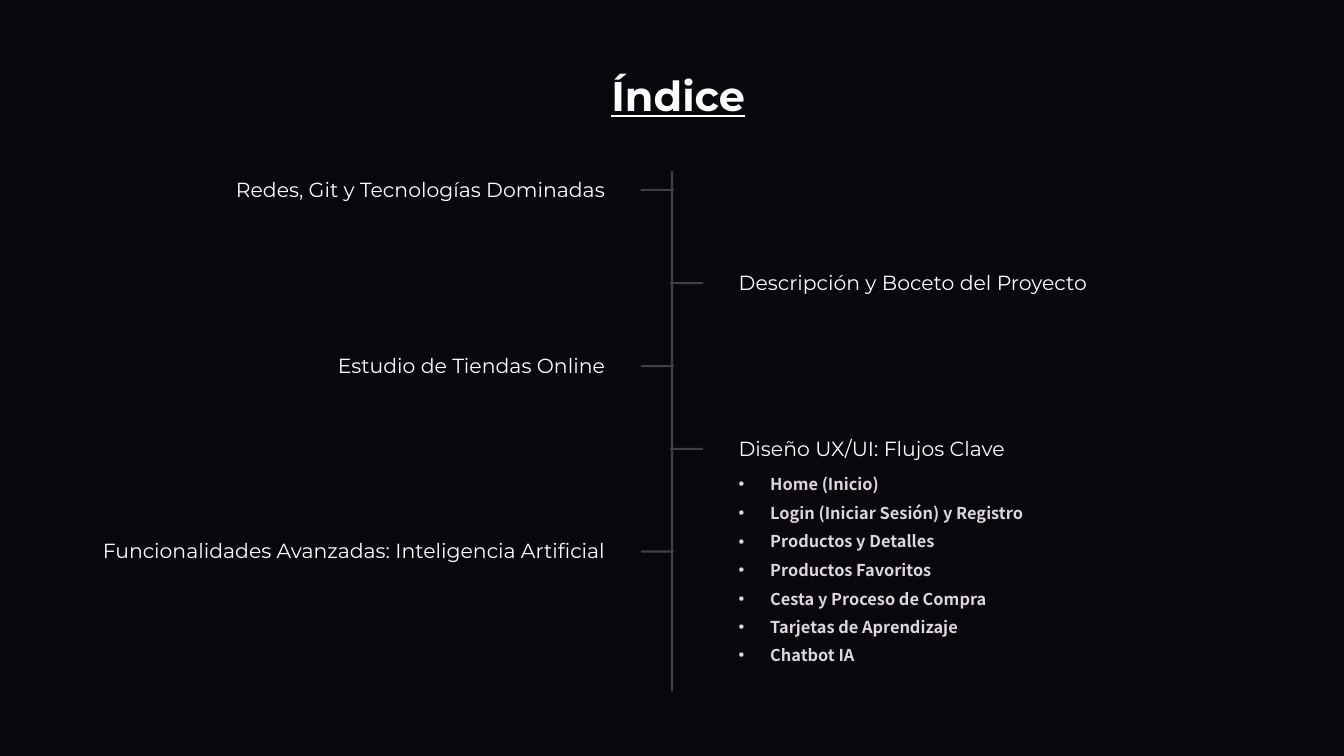
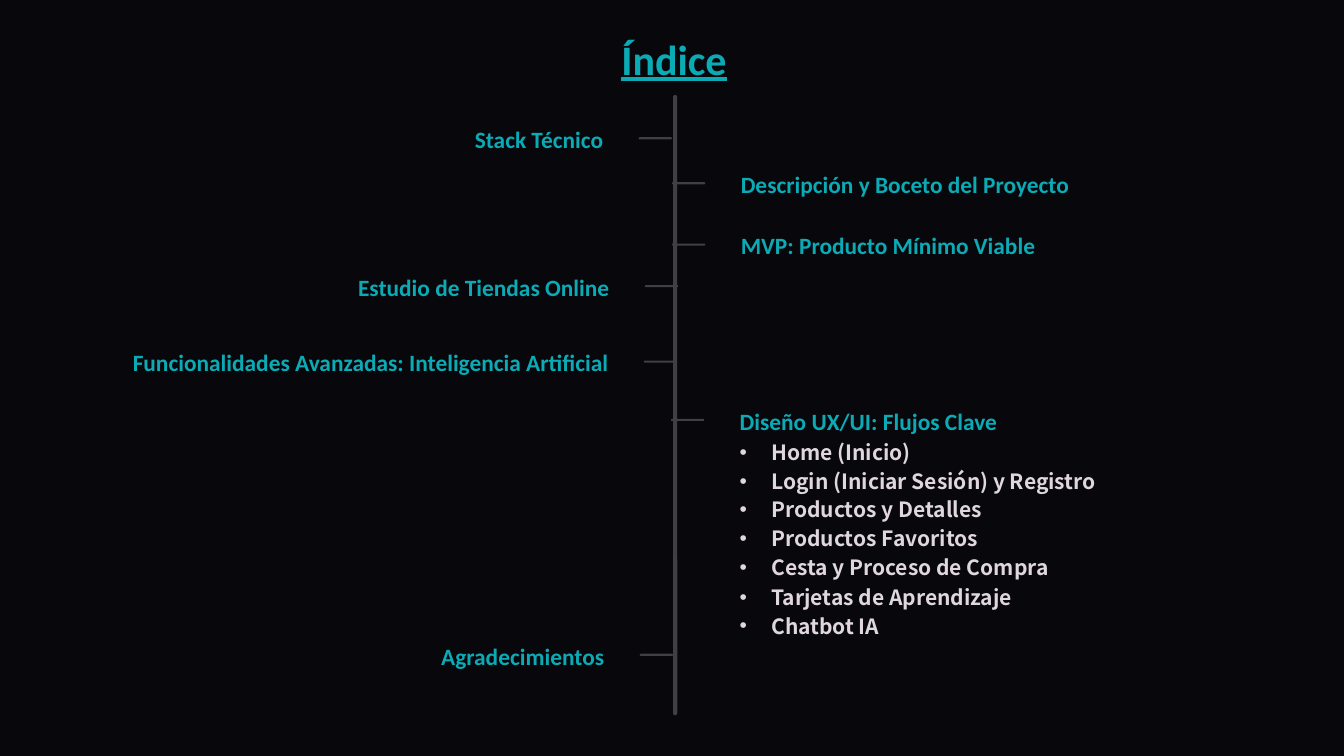
Before and after one commit to DavidCorredorMiguel/proyectogrupo2, a slide deck: slide 2 of Tech-and-Learn-Innovacion-y-Aprendizaje-en-E-commerce (1).pptx. Drawn at 1344x756 pixels with LibreOffice and Linux fonts; fonts in the diff are those of the drawing; background and template pictures are left out. Boxes give left, top, right and bottom in pixels: in the first picture for what was removed or moved away, otherwise in the second. Text is boxed around its words. In the diff, an @@ line names an element or a change of style, - is before the commit and + after.

```diff
--- a/Tech-and-Learn-Innovacion-y-Aprendizaje-en-E-commerce (1).pptx
+++ b/Tech-and-Learn-Innovacion-y-Aprendizaje-en-E-commerce (1).pptx
@@ text "Índice": place and size @@
-text "Índice" at (611, 73, 745, 117)
+text "Índice" at (621, 40, 726, 81)
@@ text "Índice" at (621, 40, 726, 81): size 35.5 to 36 pt, font Montserrat to Calibri, text colour #FFFFFF to #0BABB6; vertical alignment top to middle @@
@@ rounded rectangle: place and size @@
-rounded rectangle at (671, 171, 674, 691)
+rounded rectangle at (673, 95, 677, 715)
@@ rounded rectangle at (673, 95, 677, 715): mirrored @@
@@ text at (475, 131, 603, 148): text changed; size 17.5 to 20 pt; font Montserrat to Calibri; text colour #FFFFFF to #0BABB6; bold on @@
-Redes, Git y Tecnologías Dominadas
+Stack Técnico
@@ rounded rectangle: place and size @@
-rounded rectangle at (641, 189, 675, 192)
+rounded rectangle at (638, 137, 672, 139)
@@ text "Descripción y Boceto del Proyecto": place and size @@
-text "Descripción y Boceto del Proyecto" at (739, 275, 1087, 294)
+text "Descripción y Boceto del Proyecto" at (741, 176, 1069, 197)
@@ rounded rectangle: place and size @@
-rounded rectangle at (669, 282, 703, 285)
+rounded rectangle at (672, 182, 706, 185)
@@ text added at (741, 237, 1035, 254), 20 pt, text #0BABB6, bold @@
+MVP: Producto Mínimo Viable
@@ rounded rectangle added at (672, 244, 706, 246), fill #3F3F44 @@
@@ text "Estudio de Tiendas Online": place and size @@
-text "Estudio de Tiendas Online" at (338, 358, 605, 373)
+text "Estudio de Tiendas Online" at (358, 279, 609, 296)
@@ rounded rectangle: place and size @@
-rounded rectangle at (641, 365, 675, 368)
+rounded rectangle at (645, 285, 679, 287)
@@ size 17.5 to 20 pt, font Montserrat to Calibri, text colour #FFFFFF to #0BABB6, bold on in 4 elements at (740, 413, 997, 434), (358, 279, 609, 296), (741, 176, 1069, 197), (133, 354, 608, 375) @@
@@ text "Funcionalidades Avanzadas: Inteligencia Artificial": place and size @@
-text "Funcionalidades Avanzadas: Inteligencia Artificial" at (103, 542, 605, 562)
+text "Funcionalidades Avanzadas: Inteligencia Artificial" at (133, 354, 608, 375)
@@ rounded rectangle: place and size @@
-rounded rectangle at (641, 550, 675, 553)
+rounded rectangle at (644, 360, 678, 363)
@@ 6 texts, 1 rounded rectangle: place and size @@
-6 texts, 1 rounded rectangle at (669, 438, 1023, 609)
+6 texts, 1 rounded rectangle at (671, 413, 1096, 580)
@@ size 14 to 18 pt in 7 elements at (771, 588, 1012, 610), (771, 617, 879, 635), (771, 442, 910, 464), (771, 558, 1049, 580), (771, 470, 1096, 494), (771, 500, 982, 522), (771, 529, 978, 547) @@
@@ text "Tarjetas de Aprendizaje": place and size @@
-text "Tarjetas de Aprendizaje" at (770, 620, 958, 637)
+text "Tarjetas de Aprendizaje" at (771, 588, 1012, 610)
@@ text "Chatbot IA": place and size @@
-text "Chatbot IA" at (770, 648, 855, 661)
+text "Chatbot IA" at (771, 617, 879, 635)
@@ text added at (441, 648, 604, 669), 20 pt, text #0BABB6, bold @@
+Agradecimientos
@@ rounded rectangle added at (640, 654, 674, 656), fill #3F3F44 @@
```
Also in this commit, not shown: 9 other slides changed, 1 slide added.
